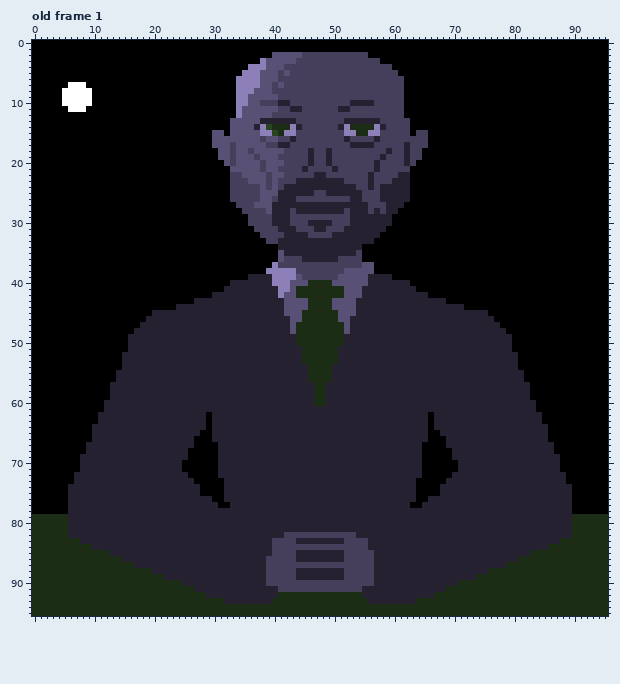
Two versions of one pixel-art file, assets/art/spokesman.aseprite. The picture above is the old version.
96x96 pixels, 2 frames. Colours within 5 levels of each other are drawn and written as one. Shown: old frame 1. The commit also changed other frames, which this record leaves out.
After:
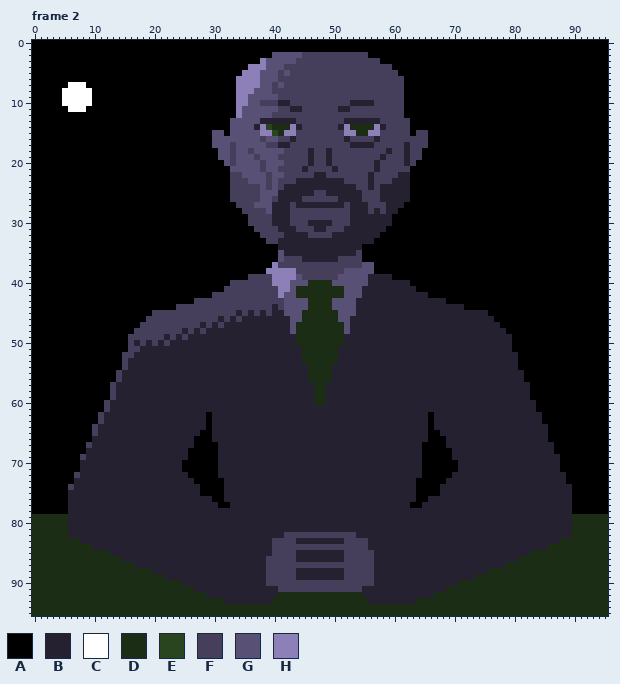
Palette (. is transparent): A #000000  B #252130  C #ffffff  D #1b2e15  E #284520  F #463f5c  G #585175  H #8d7fb8
A new or re-ordered frame is compared with the old frame closest to it.
Author's note on the commit: added smiling and frowning animations
Diff:
layer "Smiling" added
layer "dark af" removed
layer "Layer 1" removed
frames re-ordered
--- frame 2 against old frame 1, layer "Smiling"
@@ x 41..54 @@
 25 BBBBBBFFBBBBBB
-26 BBBFFFFFFFFFBB
-27 BBBBBBBBBBBBBB
-28 BBFBBBBBBBBFBB
+26 BBBBFFFFFFBBBB
+27 BBFBBBBBBBBFBB
+28 BBFFFFFFFFFFBB
 29 BBFFFFFFFFFFBB
@@ x 4..43 @@
 38 AAAAAAAAAAAAAAAAAAAAAAAAAAAAAAAAAAAHHHHH
-39 AAAAAAAAAAAAAAAAAAAAAAAAAAAAAAAABBBBHHHH
-40 AAAAAAAAAAAAAAAAAAAAAAAAAAAAABBBBBBBHHHG
-41 AAAAAAAAAAAAAAAAAAAAAAAAAAAABBBBBBBBBHHG
-42 AAAAAAAAAAAAAAAAAAAAAAAAAABBBBBBBBBBBHGG
-43 AAAAAAAAAAAAAAAAAAAAAAABBBBBBBBBBBBBBBGG
-44 AAAAAAAAAAAAAAAAAAAABBBBBBBBBBBBBBBBBBGG
-45 AAAAAAAAAAAAAAAABBBBBBBBBBBBBBBBBBBBBBGG
-46 AAAAAAAAAAAAAAABBBBBBBBBBBBBBBBBBBBBBBBG
-47 AAAAAAAAAAAAAABBBBBBBBBBBBBBBBBBBBBBBBBG
-48 AAAAAAAAAAAAABBBBBBBBBBBBBBBBBBBBBBBBBBG
-49 AAAAAAAAAAAABBBBBBBBBBBBBBBBBBBBBBBBBBBB
-50 AAAAAAAAAAAABBBBBBBBBBBBBBBBBBBBBBBBBBBB
-51 AAAAAAAAAAAABBBBBBBBBBBBBBBBBBBBBBBBBBBB
-52 AAAAAAAAAAABBBBBBBBBBBBBBBBBBBBBBBBBBBBB
-53 AAAAAAAAAAABBBBBBBBBBBBBBBBBBBBBBBBBBBBB
-54 AAAAAAAAAAABBBBBBBBBBBBBBBBBBBBBBBBBBBBB
-55 AAAAAAAAAABBBBBBBBBBBBBBBBBBBBBBBBBBBBBB
-56 AAAAAAAAAABBBBBBBBBBBBBBBBBBBBBBBBBBBBBB
-57 AAAAAAAAABBBBBBBBBBBBBBBBBBBBBBBBBBBBBBB
-58 AAAAAAAAABBBBBBBBBBBBBBBBBBBBBBBBBBBBBBB
-59 AAAAAAAAABBBBBBBBBBBBBBBBBBBBBBBBBBBBBBB
-60 AAAAAAAABBBBBBBBBBBBBBBBBBBBBBBBBBBBBBBB
-61 AAAAAAAABBBBBBBBBBBBBBBBBBBBBBBBBBBBBBBB
-62 AAAAAAABBBBBBBBBBBBBBBBBBABBBBBBBBBBBBBB
-63 AAAAAAABBBBBBBBBBBBBBBBBBABBBBBBBBBBBBBB
-64 AAAAAABBBBBBBBBBBBBBBBBBBABBBBBBBBBBBBBB
-65 AAAAAABBBBBBBBBBBBBBBBBBAABBBBBBBBBBBBBB
+39 AAAAAAAAAAAAAAAAAAAAAAAAAAAAAAAAFFFFHHHH
+40 AAAAAAAAAAAAAAAAAAAAAAAAAAAAAFFFFFFFHHHG
+41 AAAAAAAAAAAAAAAAAAAAAAAAAAAAFFFFFFFFFHHG
+42 AAAAAAAAAAAAAAAAAAAAAAAAAAFFFFFFFFFFFHGG
+43 AAAAAAAAAAAAAAAAAAAAAAAFFFFFFFFFFFFFFFGG
+44 AAAAAAAAAAAAAAAAAAAAFFFFFFFFFFFFFFFFBFGG
+45 AAAAAAAAAAAAAAAAFFFFFFFFFFFFFFBFBFBFBBGG
+46 AAAAAAAAAAAAAAAFFFFFFFFFFFFBFBFBBBBBBBBG
+47 AAAAAAAAAAAAAAFFFFFFFFFFBFBFBBBBBBBBBBBG
+48 AAAAAAAAAAAAAFFFFFFFFBFBFBBBBBBBBBBBBBBG
+49 AAAAAAAAAAAAFFFFFFBFBFBBBBBBBBBBBBBBBBBB
+50 AAAAAAAAAAAAFBFBFBFBBBBBBBBBBBBBBBBBBBBB
+51 AAAAAAAAAAAAFFBBBBBBBBBBBBBBBBBBBBBBBBBB
+52 AAAAAAAAAAAFFBBBBBBBBBBBBBBBBBBBBBBBBBBB
+53 AAAAAAAAAAAFBBBBBBBBBBBBBBBBBBBBBBBBBBBB
+54 AAAAAAAAAAAFBBBBBBBBBBBBBBBBBBBBBBBBBBBB
+55 AAAAAAAAAAFBBBBBBBBBBBBBBBBBBBBBBBBBBBBB
+56 AAAAAAAAAAFBBBBBBBBBBBBBBBBBBBBBBBBBBBBB
+57 AAAAAAAAAFBBBBBBBBBBBBBBBBBBBBBBBBBBBBBB
+58 AAAAAAAAAFBBBBBBBBBBBBBBBBBBBBBBBBBBBBBB
+59 AAAAAAAAAFBBBBBBBBBBBBBBBBBBBBBBBBBBBBBB
+60 AAAAAAAAFBBBBBBBBBBBBBBBBBBBBBBBBBBBBBBB
+61 AAAAAAAAFBBBBBBBBBBBBBBBBBBBBBBBBBBBBBBB
+62 AAAAAAAFBBBBBBBBBBBBBBBBBABBBBBBBBBBBBBB
+63 AAAAAAAFBBBBBBBBBBBBBBBBBABBBBBBBBBBBBBB
+64 AAAAAAFBBBBBBBBBBBBBBBBBBABBBBBBBBBBBBBB
+65 AAAAAAFBBBBBBBBBBBBBBBBBAABBBBBBBBBBBBBB
 66 AAAAAABBBBBBBBBBBBBBBBBAAABBBBBBBBBBBBBB
-67 AAAAABBBBBBBBBBBBBBBBBBAAAABBBBBBBBBBBBB
+67 AAAAAFBBBBBBBBBBBBBBBBBAAAABBBBBBBBBBBBB
 68 AAAAABBBBBBBBBBBBBBBBBAAAAABBBBBBBBBBBBB
-69 AAAABBBBBBBBBBBBBBBBBBAAAAABBBBBBBBBBBBB
+69 AAAAFBBBBBBBBBBBBBBBBBAAAAABBBBBBBBBBBBB
 70 AAAABBBBBBBBBBBBBBBBBAAAAAABBBBBBBBBBBBB
 71 AAAABBBBBBBBBBBBBBBBBAAAAAABBBBBBBBBBBBB
-72 AAABBBBBBBBBBBBBBBBBBBAAAAABBBBBBBBBBBBB
+72 AAAFBBBBBBBBBBBBBBBBBBAAAAABBBBBBBBBBBBB
 73 AAABBBBBBBBBBBBBBBBBBBBAAAAABBBBBBBBBBBB
-74 AABBBBBBBBBBBBBBBBBBBBBBAAAABBBBBBBBBBBB
+74 AAFBBBBBBBBBBBBBBBBBBBBBAAAABBBBBBBBBBBB
 75 AABBBBBBBBBBBBBBBBBBBBBBAAAABBBBBBBBBBBB
Pixel boxes of the changes (left, top, right, bottom) in both pictures:
changed: (290, 196, 350, 214)
changed: (68, 274, 284, 490)
